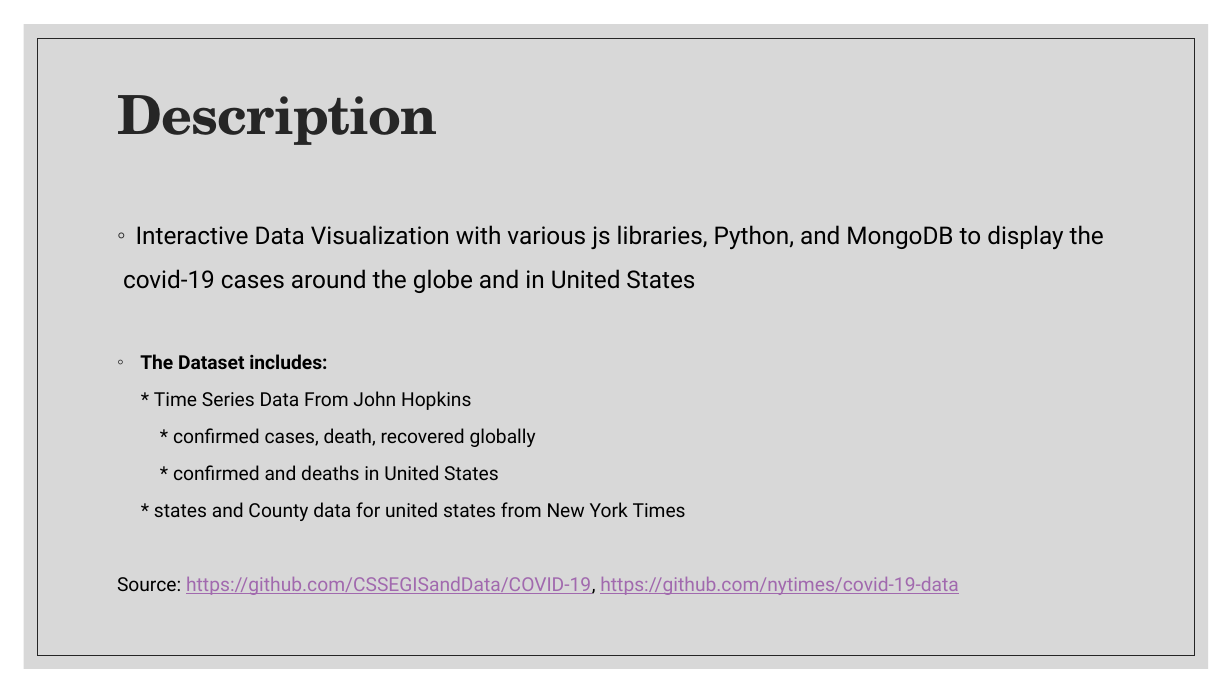
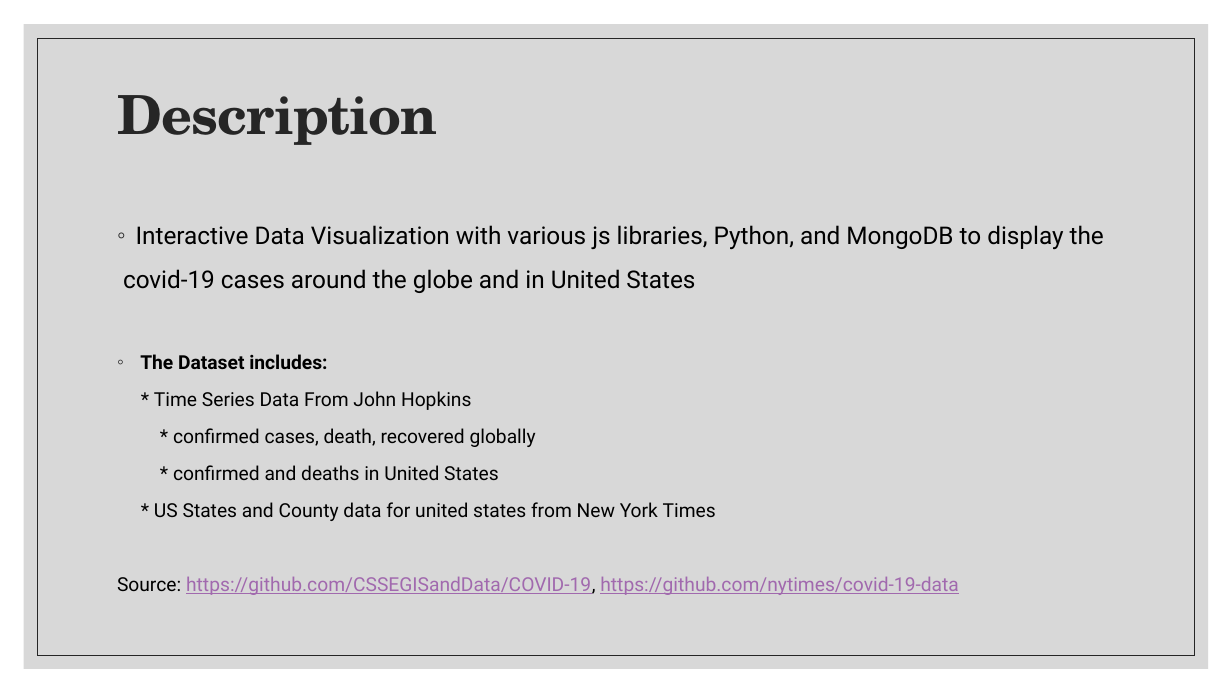
Before and after one commit to alexisperumal/covid-19, a slide deck: slide 4 of Presentation/Project 1 Presentation.pptx. Drawn at 1232x693 pixels with LibreOffice and Linux fonts; fonts in the diff are those of the drawing. Boxes give left, top, right and bottom in pixels: in the first picture for what was removed or moved away, otherwise in the second. Text is boxed around its words. In the diff, an @@ line names an element or a change of style, - is before the commit and + after.

```diff
--- a/Presentation/Project 1 Presentation.pptx
+++ b/Presentation/Project 1 Presentation.pptx
@@ text at bbox=[154, 502, 716, 521]: text changed @@
-* states and County data for united states from New York Times
+* US States and County data for united states from New York Times
```
Also in this commit, not shown: 3 other slides changed, 2 other files.
